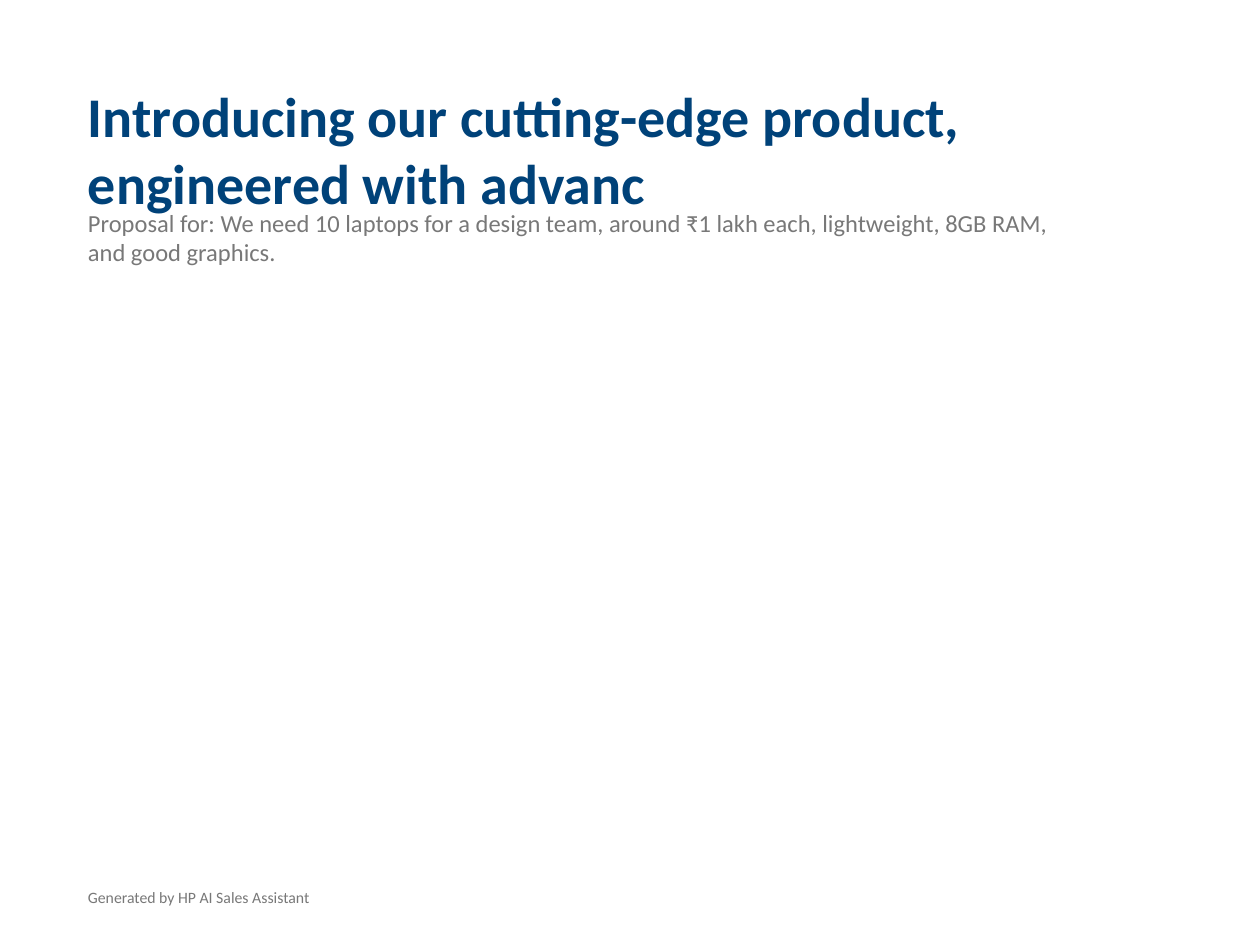
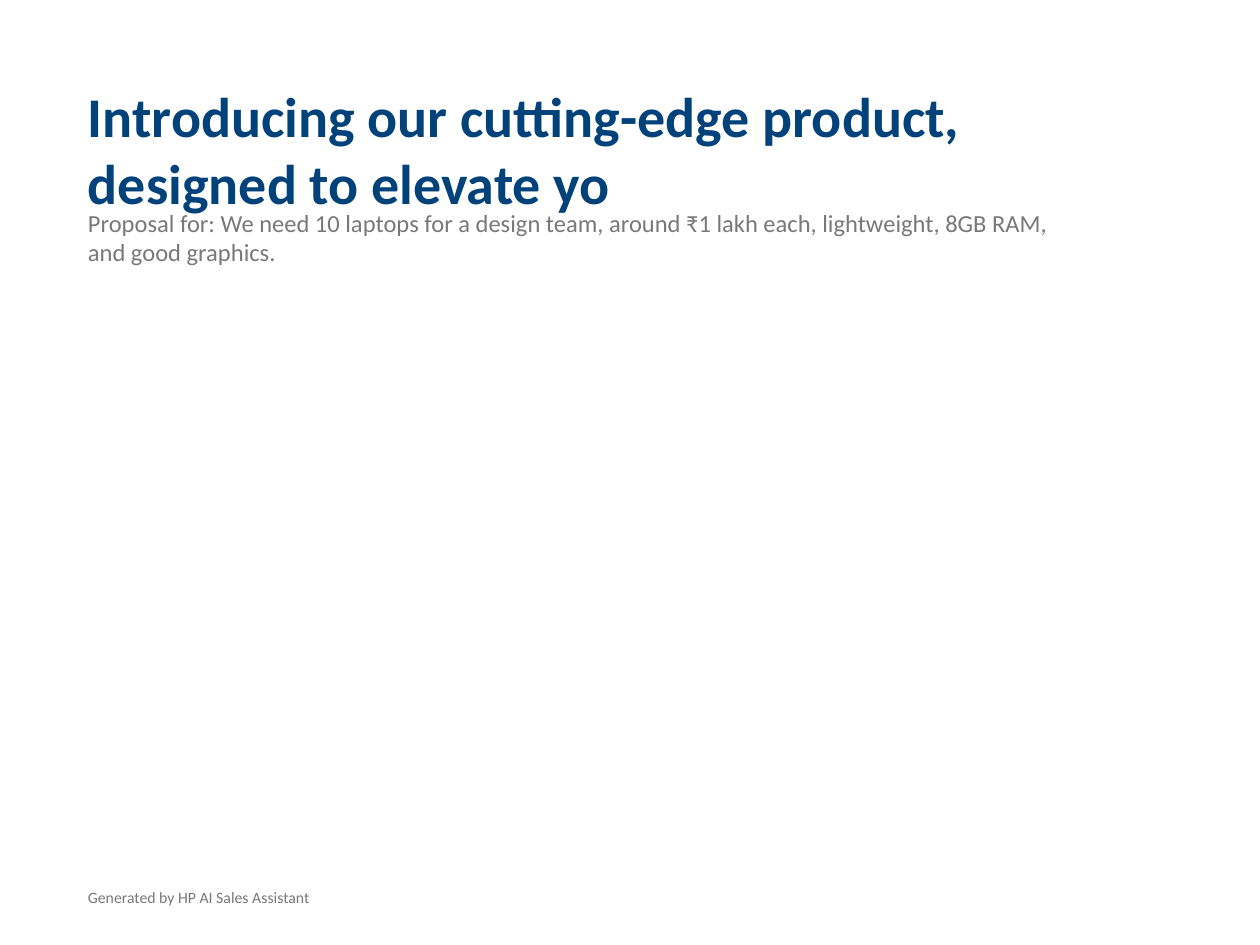
Before and after one commit to Abhinav-u2/hp-ai-deck-generator, a slide deck: slide 1 of HP_Proposal_Professional.pptx. Drawn at 1260x945 pixels with LibreOffice and Linux fonts; fonts in the diff are those of the drawing. Boxes give left, top, right and bottom in pixels: in the first picture for what was removed or moved away, otherwise in the second. Text is boxed around its words. In the diff, an @@ line names an element or a change of style, - is before the commit and + after.

```diff
--- a/HP_Proposal_Professional.pptx
+++ b/HP_Proposal_Professional.pptx
@@ text at (88,97,960,218): text changed @@
-Introducing our cutting-edge product, engineered with advanc
+Introducing our cutting-edge product, designed to elevate yo
```
Also in this commit, not shown: 6 other slides changed, 4 other files.
